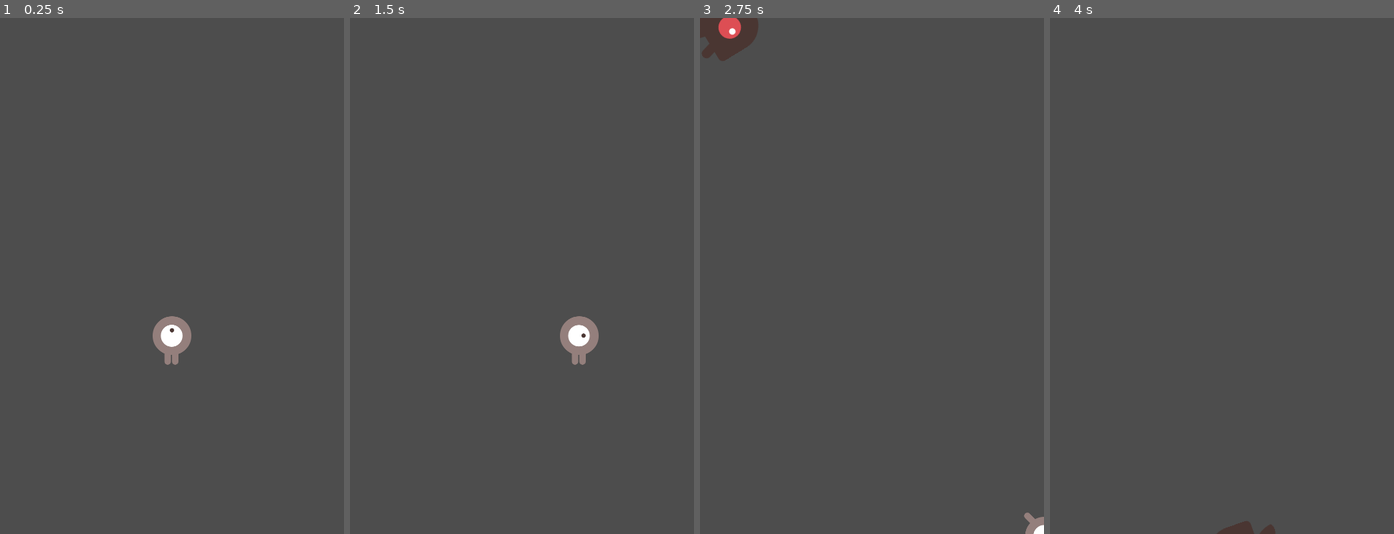
Above: before the commit, frames 1-4 (left to right).
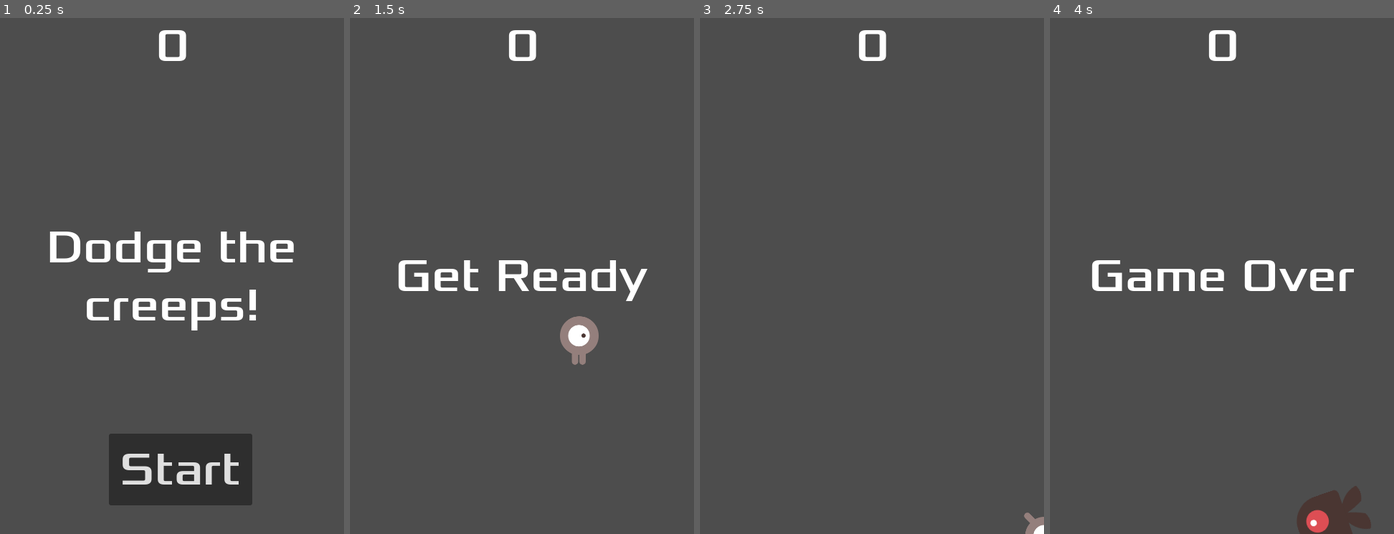
Above: after the commit, the same moments.

Repository: yuki/godot_tutorial
Game: Godot game, scene res://main.tscn
Same seed, same stepped clock (60 frames per second), same inputs: the game is played once before the commit and once after it.
Inputs (mouse positions are in pixels of both pictures, inside the frame that each line leads up to):
- Up to frame 1 (0.25 s): no input
- Up to frame 2 (1.5 s): click (528, 472) at 0.5 s, where only the run after the commit has a clickable "Start"; tap Enter at 1.25 s; hold Right (move_right) from 1.28 s (still down)
- Up to frame 3 (2.75 s): release Right (move_right) at 2.03 s; hold Down (move_down) from 2.03 s (still down)
- Up to frame 4 (4 s): release Down (move_down) at 2.78 s; hold Right (move_right) 2.78-3.53 s; hold Up (move_up) from 3.53 s (still down)

The runs differ from the first frame. In frame 1, 9.6% of the frame differs, in the area x 14-86%, y 2-95%; in frame 2, 2.1%; in frame 3, 1.4%; in frame 4, 3.6%.

Commit message:
Added hud and other modifications

Diff:
--- /dev/null
+++ b/hud.gd
@@ -0,0 +1,40 @@
+extends CanvasLayer
+signal start_game
+
+func show_message(text):
+	$Message.text = text
+	$Message.show()
+	$MessageTimer.start()
+
+
+func show_game_over():
+	show_message("Game Over")
+	# Wait until the MessageTimer has counted down.
+	await $MessageTimer.timeout
+
+	$Message.text = "Dodge the Creeps!"
+	$Message.show()
+	# Make a one-shot timer and wait for it to finish.
+	await get_tree().create_timer(1.0).timeout
+	$StartButton.show()
+
+func update_score(score):
+	$ScoreLabel.text = str(score)
+
+# Called when the node enters the scene tree for the first time.
+func _ready() -> void:
+	pass # Replace with function body.
+
+
+# Called every frame. 'delta' is the elapsed time since the previous frame.
+func _process(delta: float) -> void:
+	pass
+
+
+func _on_start_button_pressed() -> void:
+	$StartButton.hide()
+	start_game.emit()
+
+
+func _on_message_timer_timeout() -> void:
+	$Message.hide()
--- /dev/null
+++ b/hud.tscn
@@ -0,0 +1,63 @@
+[gd_scene load_steps=3 format=3 uid="uid://ddsmdcwjqmnd2"]
+
+[ext_resource type="Script" path="res://hud.gd" id="1_2ee4v"]
+[ext_resource type="FontFile" uid="uid://djcwdtth0l517" path="res://fonts/Xolonium-Regular.ttf" id="1_5cwvy"]
+
+[node name="HUD" type="CanvasLayer"]
+script = ExtResource("1_2ee4v")
+
+[node name="ScoreLabel" type="Label" parent="."]
+anchors_preset = 5
+anchor_left = 0.5
+anchor_right = 0.5
+offset_left = -22.5
+offset_right = 22.5
+offset_bottom = 78.0
+grow_horizontal = 2
+theme_override_fonts/font = ExtResource("1_5cwvy")
+theme_override_font_sizes/font_size = 64
+text = "0"
+horizontal_alignment = 1
+
+[node name="Message" type="Label" parent="."]
+custom_minimum_size = Vector2(480, 0)
+anchors_preset = 8
+anchor_left = 0.5
+anchor_top = 0.5
+anchor_right = 0.5
+anchor_bottom = 0.5
+offset_left = -20.0
+offset_top = -39.0
+offset_right = 20.0
+offset_bottom = 39.0
+grow_horizontal = 2
+grow_vertical = 2
+theme_override_fonts/font = ExtResource("1_5cwvy")
+theme_override_font_sizes/font_size = 64
+text = "Dodge the creeps!"
+horizontal_alignment = 1
+vertical_alignment = 1
+autowrap_mode = 2
+
+[node name="StartButton" type="Button" parent="."]
+anchors_preset = 7
+anchor_left = 0.5
+anchor_top = 1.0
+anchor_right = 0.5
+anchor_bottom = 1.0
+offset_left = -88.0
+offset_top = -140.0
+offset_right = 112.0
+offset_bottom = -40.0
+grow_horizontal = 2
+grow_vertical = 0
+theme_override_fonts/font = ExtResource("1_5cwvy")
+theme_override_font_sizes/font_size = 64
+text = "Start"
+
+[node name="MessageTimer" type="Timer" parent="."]
+wait_time = 2.0
+one_shot = true
+
+[connection signal="pressed" from="StartButton" to="." method="_on_start_button_pressed"]
+[connection signal="timeout" from="MessageTimer" to="." method="_on_message_timer_timeout"]
--- a/main.gd
+++ b/main.gd
@@ -5,7 +5,7 @@
 
 # Called when the node enters the scene tree for the first time.
 func _ready() -> void:
-	new_game()
+	pass
 
 
 # Called every frame. 'delta' is the elapsed time since the previous frame.
@@ -16,11 +16,15 @@
 func game_over() -> void:
 	$ScoreTimer.stop()
 	$MobTimer.stop()
+	$HUD.show_game_over()
 
 func new_game():
 	score = 0
 	$Player.start($StartPosition.position)
 	$StartTimer.start()
+	$HUD.update_score(score)
+	$HUD.show_message("Get Ready")
+	get_tree().call_group("mobs", "queue_free")
 
 
 func _on_mob_timer_timeout() -> void:
--- a/main.tscn
+++ b/main.tscn
@@ -1,8 +1,9 @@
-[gd_scene load_steps=5 format=3 uid="uid://bgebw4utkbaqn"]
+[gd_scene load_steps=6 format=3 uid="uid://bgebw4utkbaqn"]
 
 [ext_resource type="PackedScene" uid="uid://cnn3kyx010yw8" path="res://player.tscn" id="1_0w0li"]
 [ext_resource type="Script" path="res://main.gd" id="1_3jncw"]
 [ext_resource type="PackedScene" uid="uid://dk5kvkp2wiso5" path="res://mob.tscn" id="2_b3aqv"]
+[ext_resource type="PackedScene" uid="uid://ddsmdcwjqmnd2" path="res://hud.tscn" id="4_ikov4"]
 
 [sub_resource type="Curve2D" id="Curve2D_6t52x"]
 _data = {
@@ -35,7 +36,10 @@
 position = Vector2(4, 2)
 rotation = -0.00420166
 
+[node name="HUD" parent="." instance=ExtResource("4_ikov4")]
+
 [connection signal="hit" from="Player" to="." method="game_over"]
 [connection signal="timeout" from="MobTimer" to="." method="_on_mob_timer_timeout"]
 [connection signal="timeout" from="ScoreTimer" to="." method="_on_score_timer_timeout"]
 [connection signal="timeout" from="StartTimer" to="." method="_on_start_timer_timeout"]
+[connection signal="start_game" from="HUD" to="." method="new_game"]
--- a/mob.gd
+++ b/mob.gd
@@ -9,7 +9,7 @@
 
 
 # Called every frame. 'delta' is the elapsed time since the previous frame.
-#func _process(delta: float) -> void:
+#func _process(dtelta: float) -> void:
 	#pass
 
 
--- a/mob.tscn
+++ b/mob.tscn
@@ -63,4 +63,4 @@
 rotation = 1.5708
 shape = SubResource("CapsuleShape2D_7p4lb")
 
-[node name="VisibleOnScreenNotifier2D" type="VisibleOnScreenNotifier2D" parent="."]
+[node name="VisibleOnScreenNotifier2D" type="VisibleOnScreenNotifier2D" parent="." groups=["mobs"]]
